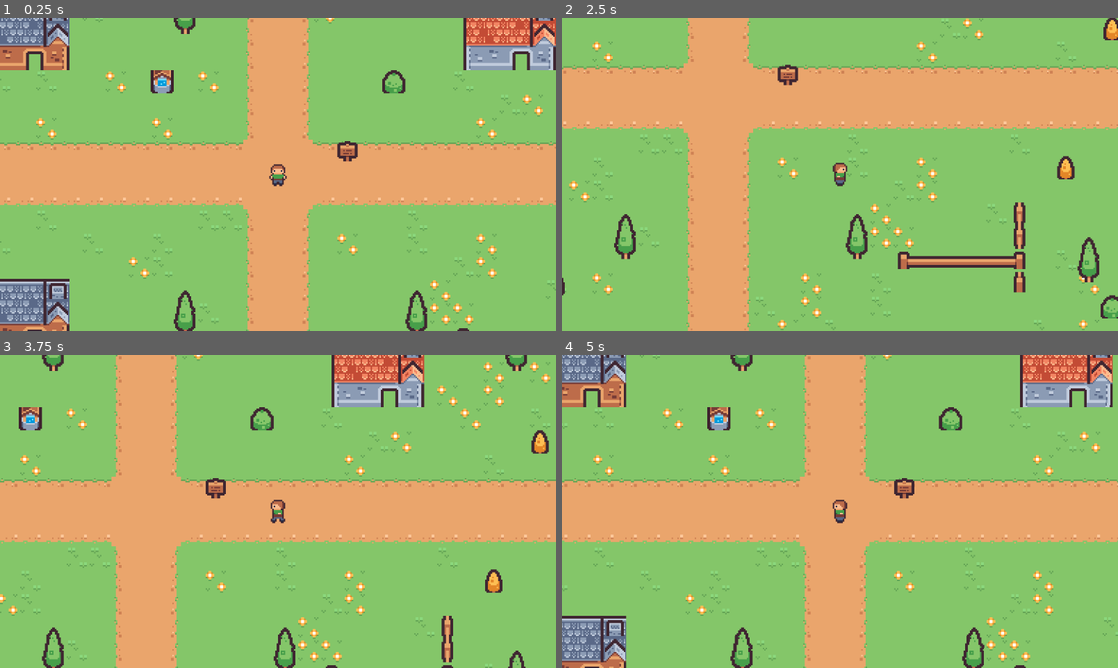
Above: before the commit, frames 1-4 (two rows, left to right).
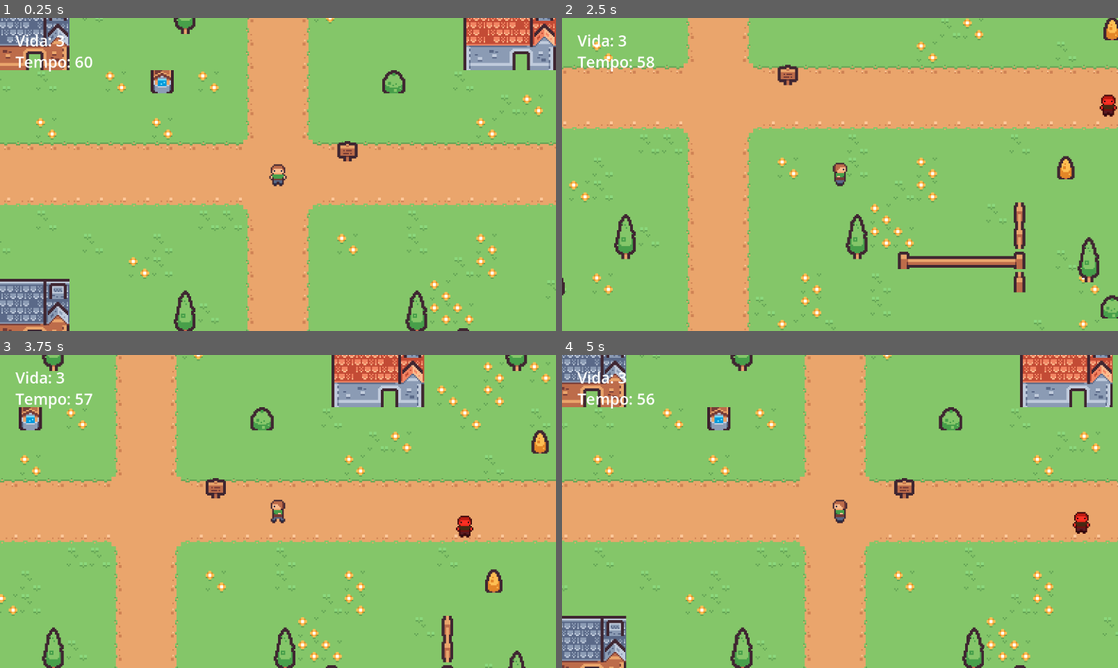
Above: after the commit, the same moments.

Repository: rodrigoraa/projetop2
Game: Godot game, scene res://scenes/pantano.tscn
Two runs of this game, one before a commit and one after it. Both use one fixed random seed, a clock stepped at 60 frames per second and the inputs below.
Inputs:
- Up to frame 1 (0.25 s): no input
- Up to frame 2 (2.5 s): tap Enter (ui_accept) at 0.5, 0.6, 0.77, 1.07, 1.35, 1.52, 1.82, 2.1 s; hold D (right) 0.53-1.28 s; hold S (down) 1.28-2.03 s; hold D (right) from 2.03 s (still down)
- Up to frame 3 (3.75 s): release D (right) at 2.78 s; hold W (up) 2.78-3.53 s; tap Enter (ui_accept) at 2.85, 3.02, 3.32, 3.6 s; hold A (left) from 3.53 s (still down)
- Up to frame 4 (5 s): keep holding A (left); tap Enter (ui_accept) at 3.77, 4.07, 4.35, 4.52, 4.82 s

The runs differ from the first frame. In frame 1, 0.4% of the frame differs, in the area x 2-17%, y 5-18%; in frame 2, 0.5%, in the area x 2-100%, y 5-32%; in frame 3, 0.5%; in frame 4, 0.5%.

Commit message:
aula-09: adicionar inimigos, horda, vida e telas de fim

Diff:
--- /dev/null
+++ b/entities/inimigo.tscn
@@ -0,0 +1,24 @@
+[gd_scene load_steps=4 format=3]
+
+[ext_resource type="Script" path="res://scripts/inimigo.gd" id="1_script"]
+[ext_resource type="Texture2D" path="res://sprites/personagem.png" id="2_personagem"]
+
+[sub_resource type="RectangleShape2D" id="RectangleShape2D_pes"]
+size = Vector2(10, 6)
+
+[node name="Inimigo" type="CharacterBody2D" groups=["inimigo"]]
+collision_layer = 4
+collision_mask = 5
+motion_mode = 1
+script = ExtResource("1_script")
+
+[node name="Sprite2D" type="Sprite2D" parent="."]
+modulate = Color(1, 0.25, 0.25, 1)
+z_index = 1
+texture = ExtResource("2_personagem")
+hframes = 4
+vframes = 4
+
+[node name="CollisionShape2D" type="CollisionShape2D" parent="."]
+position = Vector2(0, 5)
+shape = SubResource("RectangleShape2D_pes")
--- a/entities/jogador.tscn
+++ b/entities/jogador.tscn
@@ -93,7 +93,12 @@
 [sub_resource type="RectangleShape2D" id="RectangleShape2D_pes"]
 size = Vector2(10, 6)
 
-[node name="Jogador" type="CharacterBody2D"]
+[sub_resource type="CircleShape2D" id="CircleShape2D_hurtbox"]
+radius = 6.0
+
+[node name="Jogador" type="CharacterBody2D" groups=["player"]]
+collision_layer = 2
+collision_mask = 1
 motion_mode = 1
 script = ExtResource("1_script")
 
@@ -112,3 +117,11 @@
 limit_top = 0
 limit_right = 640
 limit_bottom = 384
+
+[node name="Hurtbox" type="Area2D" parent="."]
+collision_layer = 0
+collision_mask = 4
+
+[node name="CollisionShape2D" type="CollisionShape2D" parent="Hurtbox"]
+position = Vector2(0, 2)
+shape = SubResource("CircleShape2D_hurtbox")
--- a/project.godot
+++ b/project.godot
@@ -50,6 +50,12 @@
 ])
 }
 
+[layer_names]
+
+2d_physics/layer_1="mundo"
+2d_physics/layer_2="jogador"
+2d_physics/layer_3="inimigo"
+
 [physics]
 
 3d/physics_engine="Jolt Physics"
--- /dev/null
+++ b/scenes/derrota.tscn
@@ -0,0 +1,25 @@
+[gd_scene load_steps=2 format=3]
+
+[ext_resource type="Script" path="res://scripts/fim.gd" id="1"]
+
+[node name="Fim" type="Control"]
+layout_mode = 3
+anchors_preset = 15
+anchor_right = 1.0
+anchor_bottom = 1.0
+grow_horizontal = 2
+grow_vertical = 2
+script = ExtResource("1")
+
+[node name="Label" type="Label" parent="."]
+layout_mode = 1
+anchors_preset = 15
+anchor_right = 1.0
+anchor_bottom = 1.0
+grow_horizontal = 2
+grow_vertical = 2
+theme_override_font_sizes/font_size = 48
+text = "Você perdeu!
+Enter para jogar de novo"
+horizontal_alignment = 1
+vertical_alignment = 1
--- a/scenes/pantano.tscn
+++ b/scenes/pantano.tscn
@@ -1,10 +1,14 @@
 [gd_scene format=4]
 
+[ext_resource type="Script" path="res://scripts/pantano.gd" id="1_0nf06"]
 [ext_resource type="TileSet" path="res://tiles/pantano.tres" id="1_57lvo"]
+[ext_resource type="PackedScene" path="res://entities/inimigo.tscn" id="2_70aa4"]
 [ext_resource type="PackedScene" path="res://entities/jogador.tscn" id="2_mi3iu"]
 [ext_resource type="Script" path="res://scripts/jogador.gd" id="3_0nf06"]
 
 [node name="Pantano" type="Node2D" unique_id=2100488920]
+script = ExtResource("1_0nf06")
+cena_inimigo = ExtResource("2_70aa4")
 
 [node name="chao" type="TileMapLayer" parent="." unique_id=1628035229]
 tile_map_data = PackedByteArray("AAAAAAAAAAAAAAAAAAABAAAAAAAAAAAAAAACAAAAAAAAAAAAAAADAAAAAAACAAAAAAAEAAAAAAAAAAAAAAAFAA …(15280 unchanged characters)…
@@ -14,7 +18,52 @@
 tile_map_data = PackedByteArray("AAAAAAAAAAAGAAoAAAAAABcAAAAGAAoAAAABAAAAAAAGAAoAAAABABcAAAAGAAoAAAACAAAAAAAGAAoAAAACAB …(2384 unchanged characters)…
 tile_set = ExtResource("1_57lvo")
 
-[node name="Jogador" type="CharacterBody2D" parent="." unique_id=654124943 instance=ExtResource("2_mi3iu")]
+[node name="Jogador" type="CharacterBody2D" parent="." unique_id=654124943 groups=["player"] instance=ExtResource("2_mi3iu")]
 position = Vector2(312, 200)
+collision_layer = 2
 motion_mode = 1
 script = ExtResource("3_0nf06")
+
+[node name="Nascedouros" type="Node2D" parent="." unique_id=2105790161]
+
+[node name="Esquerda" type="Marker2D" parent="Nascedouros" unique_id=609765960]
+position = Vector2(40, 200)
+
+[node name="Direita" type="Marker2D" parent="Nascedouros" unique_id=949184689]
+position = Vector2(600, 200)
+
+[node name="Cima" type="Marker2D" parent="Nascedouros" unique_id=173645132]
+position = Vector2(312, 40)
+
+[node name="Baixo" type="Marker2D" parent="Nascedouros" unique_id=2117163311]
+position = Vector2(312, 344)
+
+[node name="Horda" type="Timer" parent="." unique_id=889986950]
+wait_time = 2.0
+autostart = true
+
+[node name="Relogio" type="Timer" parent="." unique_id=92095715]
+wait_time = 60.0
+one_shot = true
+autostart = true
+
+[node name="HUD" type="CanvasLayer" parent="." unique_id=166077906]
+
+[node name="Vida" type="Label" parent="HUD" unique_id=1951789720]
+offset_left = 32.0
+offset_top = 24.0
+offset_right = 32.0
+offset_bottom = 24.0
+theme_override_font_sizes/font_size = 32
+text = "Vida: 3"
+
+[node name="Tempo" type="Label" parent="HUD" unique_id=1000286720]
+offset_left = 32.0
+offset_top = 68.0
+offset_right = 32.0
+offset_bottom = 68.0
+theme_override_font_sizes/font_size = 32
+text = "Tempo: 60"
+
+[connection signal="timeout" from="Horda" to="." method="_on_horda_timeout"]
+[connection signal="timeout" from="Relogio" to="." method="_on_relogio_timeout"]
--- /dev/null
+++ b/scenes/vitoria.tscn
@@ -0,0 +1,25 @@
+[gd_scene load_steps=2 format=3]
+
+[ext_resource type="Script" path="res://scripts/fim.gd" id="1"]
+
+[node name="Fim" type="Control"]
+layout_mode = 3
+anchors_preset = 15
+anchor_right = 1.0
+anchor_bottom = 1.0
+grow_horizontal = 2
+grow_vertical = 2
+script = ExtResource("1")
+
+[node name="Label" type="Label" parent="."]
+layout_mode = 1
+anchors_preset = 15
+anchor_right = 1.0
+anchor_bottom = 1.0
+grow_horizontal = 2
+grow_vertical = 2
+theme_override_font_sizes/font_size = 48
+text = "Você venceu!
+Enter para jogar de novo"
+horizontal_alignment = 1
+vertical_alignment = 1
--- /dev/null
+++ b/scripts/fim.gd
@@ -0,0 +1,6 @@
+# Base: Aula 09 do Prof. Ezefferth.
+extends Control
+
+func _process(_delta: float) -> void:
+	if Input.is_action_just_pressed("ui_accept"):
+		get_tree().change_scene_to_file("res://scenes/pantano.tscn")
--- /dev/null
+++ b/scripts/inimigo.gd
@@ -0,0 +1,11 @@
+# Base: Aula 09 do Prof. Ezefferth.
+extends CharacterBody2D
+
+@export var velocidade: float = 40.0
+
+func _physics_process(_delta: float) -> void:
+	var jogador := get_tree().get_first_node_in_group("player") as Node2D
+	if jogador == null:
+		return
+	velocity = global_position.direction_to(jogador.global_position) * velocidade
+	move_and_slide()
--- a/scripts/jogador.gd
+++ b/scripts/jogador.gd
@@ -1,8 +1,16 @@
-# Base: Aula 08 do Prof. Ezefferth.
+# Base: Aula 08 e 09 do Prof. Ezefferth.
 extends CharacterBody2D
 
 @export var velocidade: float = 70.0
+@export var vida: int = 3
+var invencivel := false
 @onready var anim: AnimatedSprite2D = $AnimatedSprite2D
+@onready var hurtbox: Area2D = $Hurtbox
+
+func _process(_delta: float) -> void:
+	# Tem inimigo encostando em mim?
+	if not invencivel and hurtbox.has_overlapping_bodies():
+		levar_dano()
 
 func _physics_process(_delta: float) -> void:
 	var direcao := Input.get_vector("left", "right", "up", "down")
@@ -21,3 +29,17 @@
 			anim.play("baixo")
 		else:
 			anim.play("cima")
+
+func levar_dano() -> void:
+	if invencivel or vida <= 0:
+		return
+	vida -= 1
+	if vida <= 0:
+		get_tree().current_scene.perder()
+		return
+	# Um segundo de invencibilidade, meio transparente.
+	invencivel = true
+	modulate.a = 0.4
+	await get_tree().create_timer(1.0).timeout
+	modulate.a = 1.0
+	invencivel = false
--- /dev/null
+++ b/scripts/pantano.gd
@@ -0,0 +1,43 @@
+# Base: Aula 09 do Prof. Ezefferth.
+extends Node2D
+
+@export var cena_inimigo: PackedScene
+var finalizada := false
+
+@onready var horda: Timer = $Horda
+@onready var relogio: Timer = $Relogio
+@onready var jogador: CharacterBody2D = $Jogador
+@onready var texto_vida: Label = $HUD/Vida
+@onready var texto_tempo: Label = $HUD/Tempo
+
+func _process(_delta: float) -> void:
+	texto_vida.text = "Vida: %d" % jogador.vida
+	texto_tempo.text = "Tempo: %d" % ceili(relogio.time_left)
+
+func _on_horda_timeout() -> void:
+	if finalizada:
+		return
+	var inimigo := cena_inimigo.instantiate() as CharacterBody2D
+	var ponto: Marker2D = $Nascedouros.get_children().pick_random()
+	add_child(inimigo)
+	inimigo.global_position = ponto.global_position
+	# A horda aperta: cada inimigo chega um pouco mais cedo que o anterior.
+	horda.wait_time = maxf(0.5, horda.wait_time * 0.95)
+
+func _on_relogio_timeout() -> void:
+	vencer()
+
+func vencer() -> void:
+	encerrar("res://scenes/vitoria.tscn")
+
+func perder() -> void:
+	encerrar("res://scenes/derrota.tscn")
+
+func encerrar(destino: String) -> void:
+	if finalizada:
+		return
+	finalizada = true
+	horda.stop()
+	relogio.stop()
+	# call_deferred: troca de cena só no fim do quadro, quando a física terminou.
+	get_tree().change_scene_to_file.call_deferred(destino)
Binary file changed: docs/partida.png
Not shown: 1 places in entities/jogador.tscn that only renumber resources
Not shown, added: scripts/fim.gd.uid
Not shown, added: scripts/inimigo.gd.uid
Not shown, added: scripts/pantano.gd.uid
Not shown, changed: DEVLOG.md
Not shown, changed: README.md
